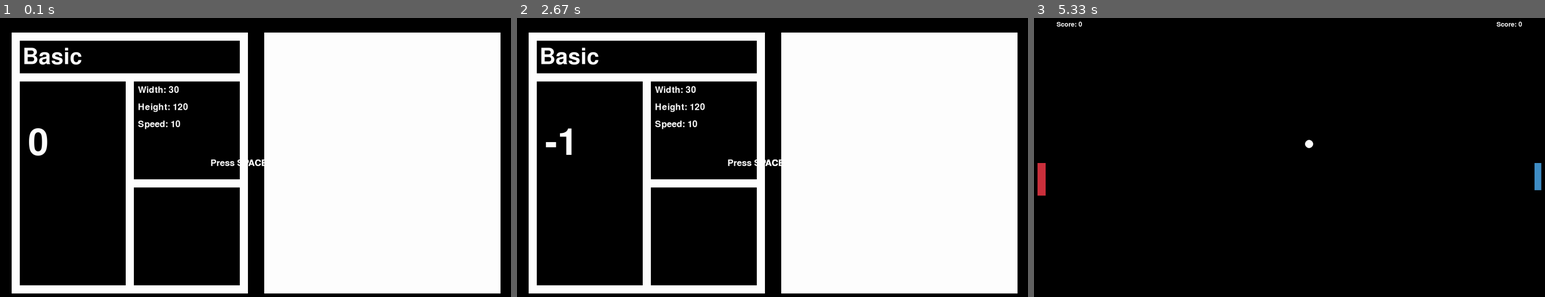
Above: before the commit, frames 1-3 (left to right).
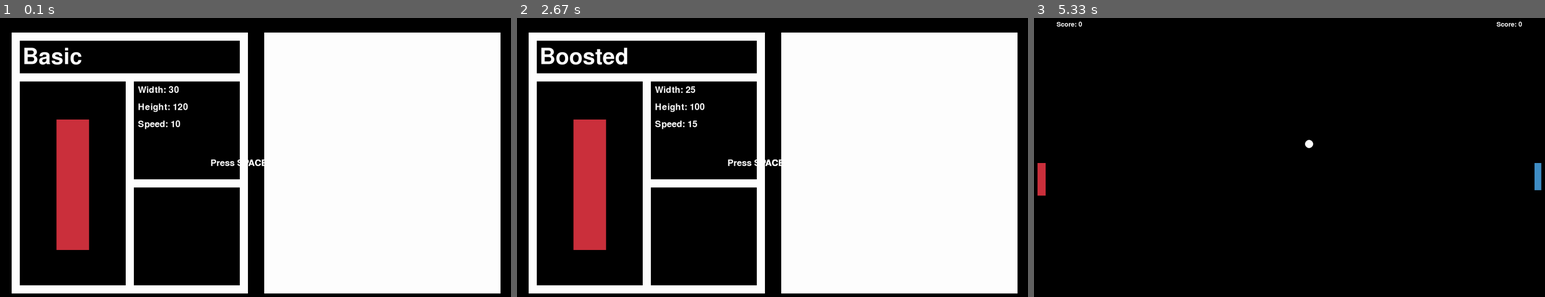
Above: after the commit, the same moments.

Repository: Klihe/PingPong-PyGame
Game: pygame game, started from main.py
Two runs of this game, one before a commit and one after it. Both use one fixed random seed, a clock stepped at 60 frames per second and the inputs below.
Inputs:
- Up to frame 1 (0.1 s): no input
- Up to frame 2 (2.67 s): hold Right 0.33-0.8 s; hold Right 0.83-1.3 s; hold Left 1.33-1.87 s; tap A at 2.33 s
- Up to frame 3 (5.33 s): hold Right 2.67-3.3 s; tap D at 3.83 s; tap Space at 5.17 s

The runs differ from the first frame. In frame 1, 3.3% of the frame differs, in the area x 5-18%, y 36-84%; in frame 2, 3.7%, in the area x 5-37%, y 10-84%; in frame 3, nothing differs.

Commit message:
selection cannot be violated

Diff:
--- a/modules/game.py
+++ b/modules/game.py
@@ -45,14 +45,14 @@
         # MENU - state
         if self.state == GameState.MENU:
             if keys[pygame.K_a]:
-                self.players[0].plusValue(-1)
+                self.players[0].plusValue(-1, len(characterValue) - 1)
             if keys[pygame.K_d]:
-                self.players[0].plusValue(1)
+                self.players[0].plusValue(1, len(characterValue) - 1)
             # activate abilities for player2
             if keys[pygame.K_LEFT]:
-                self.players[1].plusValue(-1)
+                self.players[1].plusValue(-1, len(characterValue) - 1)
             if keys[pygame.K_RIGHT]:
-                self.players[1].plusValue(1)
+                self.players[1].plusValue(1, len(characterValue) - 1)
 
             if keys[pygame.K_SPACE]:
                 self.state = GameState.PLAYING
@@ -92,11 +92,10 @@
     def update(self) -> None:
         # MENU - state
         if self.state == GameState.MENU:
+            # character selection
             for player in self.players:
-                if player.value == 0:
-                    player.selectCharacter(characterValue[0])
-                elif player.value == 1:
-                    player.selectCharacter(characterValue[1])
+                player.selectCharacter(characterValue[player.value])
+                player.selectCharacter(characterValue[player.value])
 
         # PLAYING - state
         elif self.state == GameState.PLAYING:
--- a/modules/gameState/menu.py
+++ b/modules/gameState/menu.py
@@ -19,9 +19,9 @@
     win.blit(name, (100, 110))
     # character
     pygame.draw.rect(win, Color.BLACK, (90, 240, 810 / 2 - 15, 750))
-    char = charFont.render("" + str(players[0].value), True, Color.WHITE)
-    win.blit(char, (120, 400))
-
+    pygame.draw.rect(win, players[0].color, (225, 380, 120, 480))
+    # char = charFont.render("" + str(players[0].value), True, Color.WHITE)
+    # win.blit(char, (120, 400))
     # stats
     pygame.draw.rect(win, Color.BLACK, (510, 240, 810 / 2 - 15, 750 / 2 - 15))
     width = statsFont.render("Width: " + str(players[0].width), True, Color.WHITE)
--- a/modules/objects/player.py
+++ b/modules/objects/player.py
@@ -35,8 +35,13 @@
     def draw(self, win) -> None:
         pygame.draw.rect(win, self.color, (self.x, self.y, self.width, self.height))
 
-    def plusValue(self, direction):
-        self.value += direction
+    def plusValue(self, direction, maxValue):
+        if self.value >= maxValue:
+            self.value = 0
+        elif self.value <= 0:
+            self.value = maxValue
+        else:
+            self.value += direction
         pygame.time.delay(100)
 
     # Increase the score for the player
